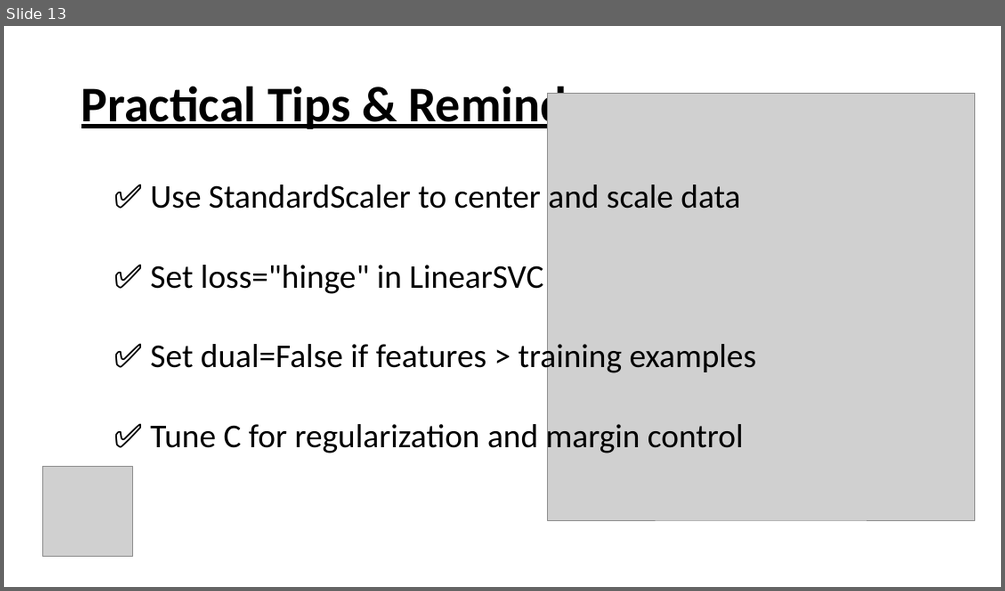
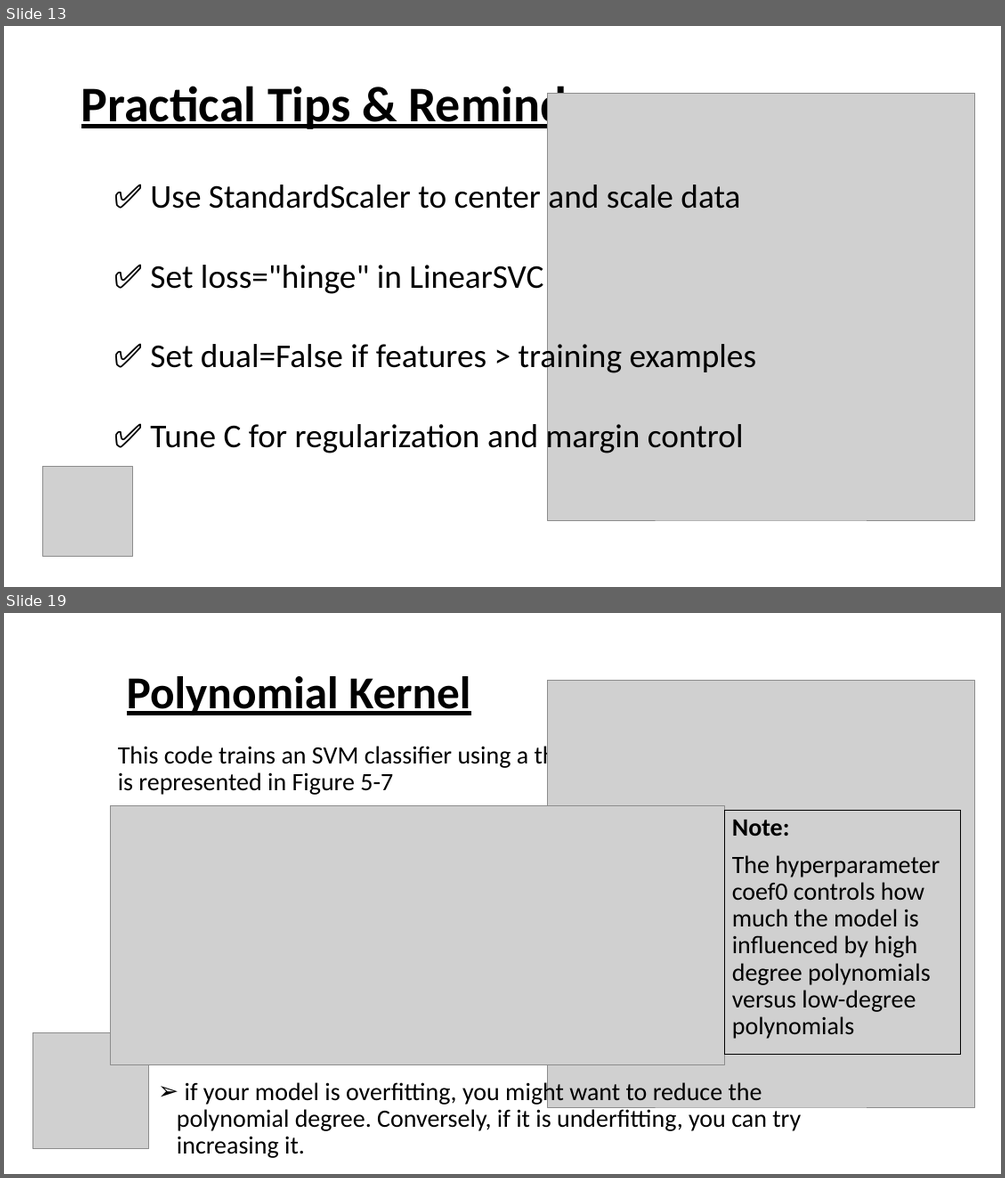
Before and after one commit to Mustafaahmed10/Machine-Learning-Slides-Chapter-5, a slide deck: Chapter 5.pptx. Shown one above the other, each under a label of ours: slide 13 before the commit, slides 13 and 19 after it; the slides between them are not shown. The pictures are 1005x591 and 1005x1178 pixels, drawn with LibreOffice and Linux fonts; fonts in the diff are those of the drawing; grey boxes stand for pictures. Boxes give left, top, right and bottom in pixels: in the first picture for what was removed or moved away, otherwise in the second. Text is boxed around its words. In the diff, an @@ line names an element or a change of style, - is before the commit and + after.

```diff
--- a/Chapter 5.pptx
+++ b/Chapter 5.pptx
@@ slide 19 added at bbox=[4, 613, 1001, 1174], background #FFFFFF @@
@@ title added at bbox=[127, 676, 470, 715], 44 pt, text #000000, bold, underline @@
+Polynomial Kernel
@@ picture added at bbox=[547, 680, 974, 1107] @@
@@ text added at bbox=[118, 743, 661, 795], 24 pt, text #000000 @@
+This code trains an SVM classifier using a third-degree polynomial kernel. It is represented in Figure 5-7
@@ picture added at bbox=[110, 806, 724, 1064] @@
@@ rectangle added at bbox=[725, 811, 961, 1054], outline #000000 0.75 pt, 24 pt, text #000000 @@
+Note:
+The hyperparameter coef0 controls how much the model is influenced by high degree polynomials versus low-degree polynomials
@@ picture added at bbox=[32, 1032, 148, 1149] @@
@@ text added at bbox=[177, 1079, 801, 1158], 24 pt, text #000000 @@
+➢ if your model is overfitting, you might want to reduce the polynomial degree. Conversely, if it is underfitting, you can try increasing it.
```
Also in this commit, not shown: 3 slides changed, 16 other slides added, 3 slides removed.
